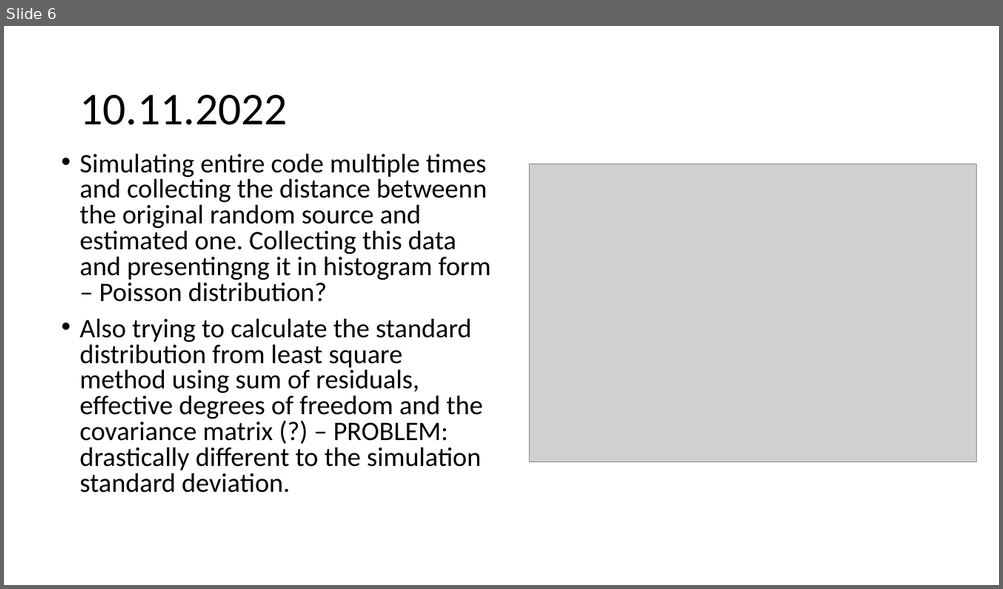
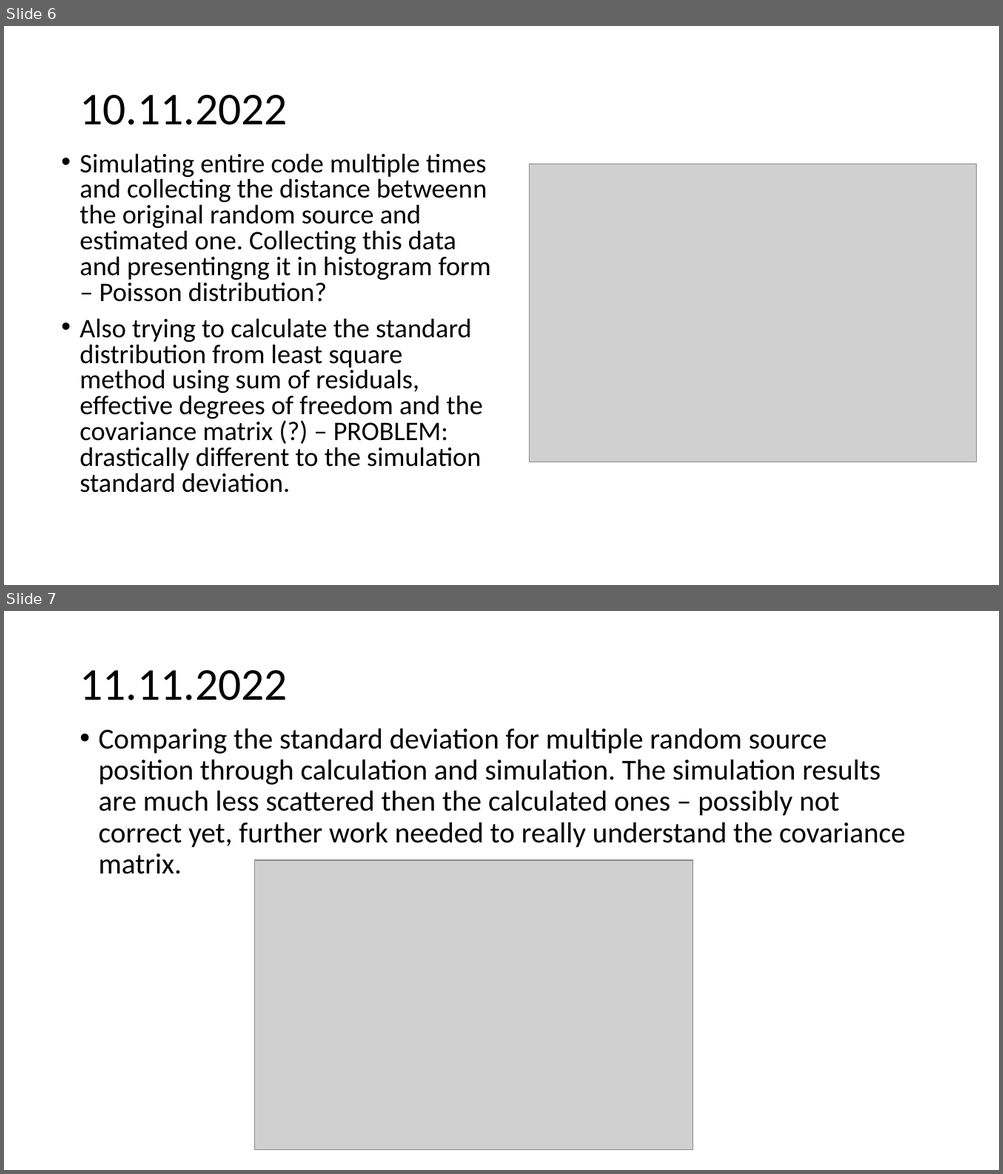
Before and after one commit to urhtrinko/DroneRadioactivity_student_job, a slide deck: reports/work_diary.pptx. Shown one above the other, each under a label of ours: slide 6 before the commit, slides 6 and 7 after it. The pictures are 1003x589 and 1003x1174 pixels, drawn with LibreOffice and Linux fonts; fonts in the diff are those of the drawing; grey boxes stand for pictures. Boxes give left, top, right and bottom in pixels: in the first picture for what was removed or moved away, otherwise in the second. Text is boxed around its words. In the diff, an @@ line names an element or a change of style, - is before the commit and + after.

```diff
--- a/reports/work_diary.pptx
+++ b/reports/work_diary.pptx
@@ slide 7 added at bbox=[4, 611, 999, 1170], background #FFFFFF @@
@@ title added at bbox=[79, 670, 287, 701], 44 pt, text #000000 @@
+11.11.2022
@@ text added at bbox=[99, 728, 905, 874], 28 pt, text #000000 @@
+• Comparing the standard deviation for multiple random source position through calculation and simulation. The simulation results are much less scattered then the calculated ones – possibly not correct yet, further work needed to really understand the covariance matrix.
@@ picture added at bbox=[255, 860, 693, 1150] @@
```
